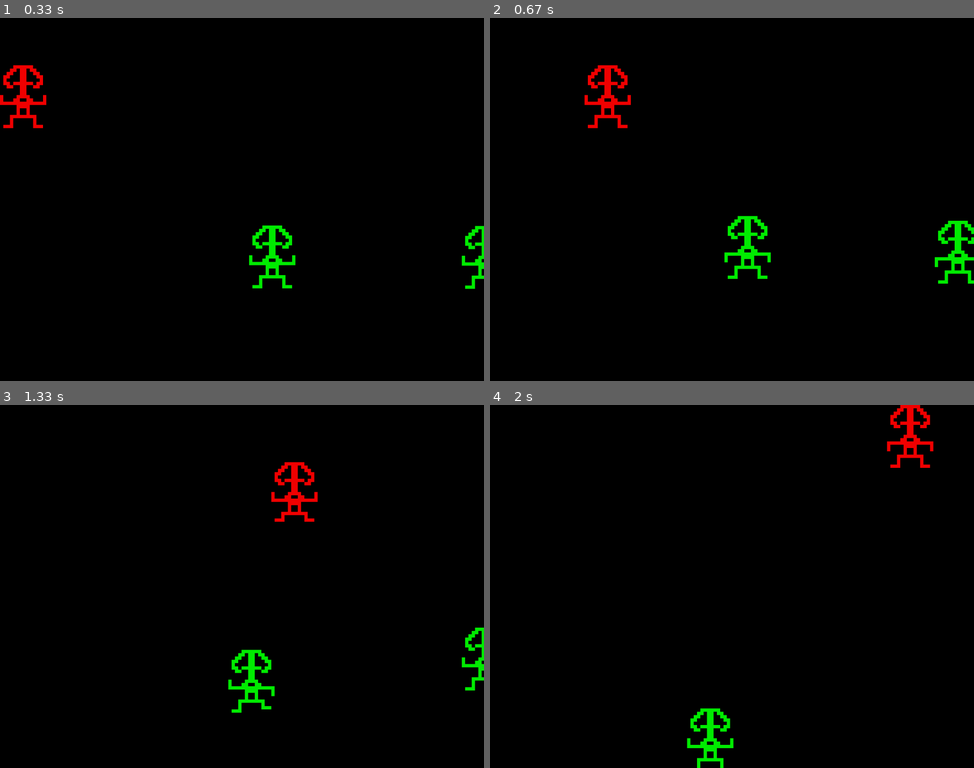
Above: before the commit, frames 1-4 (two rows, left to right).
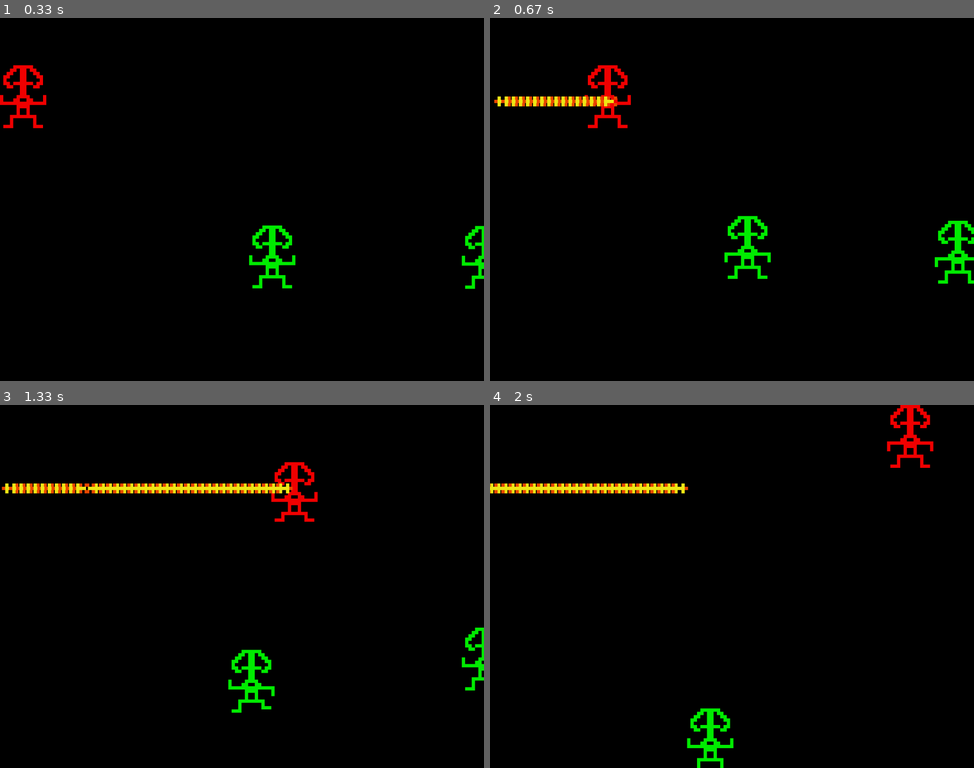
Above: after the commit, the same moments.

Repository: aily9661/Coding.Foundations
Game: pygame game, started from pygameZombies/spriteAnimationAnimData.py
Same seed, same stepped clock (60 frames per second), same inputs: the game is played once before the commit and once after it.
Inputs:
- Up to frame 1 (0.33 s): no input
- Up to frame 2 (0.67 s): hold K from 0.33 s (still down); hold Right from 0.33 s (still down)
- Up to frame 3 (1.33 s): release K at 0.8 s; release Right at 0.8 s; hold L 0.83-1.3 s; hold Right 0.83-1.3 s; tap J at 0.9, 1.2 s
- Up to frame 4 (2 s): hold Right 1.33-1.8 s; tap J at 1.4, 1.7, 1.9 s; hold Up from 1.83 s (still down)

Frame 1 is identical in both runs. In frame 2, 0.6% of the frame differs, in the area x 0-27%, y 21-25%; in frame 3, 1.6%, in the area x 0-61%, y 21-25%; in frame 4, 1.1%.

Commit message:
Update spriteAnimationAnimData.py

Diff:
--- a/pygameZombies/spriteAnimationAnimData.py
+++ b/pygameZombies/spriteAnimationAnimData.py
@@ -59,6 +59,7 @@
         #and player.walkingAnimation.is_animating
         self.walkingAnimation = AnimationData("skel_",6,color)
         self.jumpingAnimation = AnimationData("skeljmp_",8,color)
+        self.diesAnimation = AnimationData("skeldies_",9,color)
 
         #use the getNextImage() method from self.walkingAnimation to set initial image
         self.image = self.walkingAnimation.getNextImage()
@@ -89,6 +90,31 @@
             self.image = self.walkingAnimation.getNextImage()
         if self.jumpingAnimation.is_animating:
             self.image = self.jumpingAnimation.getNextImage()
+
+class Shot(pygame.sprite.Sprite):
+    def __init__(self, pos_x, pos_y,isLeft):
+        super().__init__()
+        self.shotAnimation = AnimationData("shots_",2,"NONE")
+        self.isLeft = isLeft
+        self.speed = 5
+        if self.isLeft:
+            self.image = self.shotAnimation.spriteList[0]
+        else:
+            self.image = self.shotAnimation.spriteList[1]
+
+        self.rect = self.image.get_rect()
+        self.rect.x = pos_x
+        self.rect.y = pos_y
+
+    def update(self):
+        if self.isLeft:
+            self.rect.move_ip(-1*self.speed, 0)
+            if self.rect.left <= 0:
+                self.kill()
+        else:
+            self.rect.move_ip(-1*self.speed, 0)
+            if self.rect.right >= SCREENRECT.width:
+                self.kill()
 
 #will add an NPC class
 class NPC(Player):
@@ -166,16 +192,20 @@
 
 #pygame.sprite.Group() is a class that manages updating
 #and drawing sprites to a screen.
-moving_sprites = pygame.sprite.Group()
+player_group = pygame.sprite.Group()
+shot_group = pygame.sprite.Group()
+npc_group = pygame.sprite.Group()
 
 #add one instance of our Player class, colored RED
 #add two instances of our NPC class, colored GREEN
 player = Player(0,100,pygame.Color(255,0,0)) #RED
-playerTwo = NPC(0,300,pygame.Color("green"),player) #GREEN
-playerThree = NPC(0,300,pygame.Color("green"),player) #GREEN
+npcOne = NPC(0,300,pygame.Color("green"),player) #GREEN
+npcTwo = NPC(0,300,pygame.Color("green"),player) #GREEN
 
 #add the sprites to the sprite group
-moving_sprites.add([player,playerTwo,playerThree])
+player_group.add(player)
+npc_group.add([npcOne,npcTwo])
+
 
 #the main drawing and event loop of a pygame application
 while True:
@@ -197,6 +227,16 @@
         #this causes one full animation through our list
         #of images per detection of the 'j' event
         player.jumpingAnimation.animate()
+
+    shootLeft = keystate[pygame.K_k]
+    if shootLeft != 0:
+        shot = Shot(player.rect.centerx,player.rect.centery,True)
+        shot_group.add(shot)
+
+    shootRight = keystate[pygame.K_l]
+    if shootRight != 0:
+        shot = Shot(player.rect.centerx,player.rect.centery,False)
+        shot_group.add(shot)
 
     #If the left,right (diretionX) or up,down (directionY) keys
     #have been pressed then call the walkingAnimation.animate()
@@ -217,10 +257,16 @@
     screen.fill((0,0,0))
 
     #call our update function
-    moving_sprites.update()
-
+    player_group.update()
+    npc_group.update()
+    shot_group.update()
+
+    for npc in pygame.sprite.groupcollide(npc_group, shot_group, 0, 1).keys():
+        npc.diesAnimation.animate()
     #draw our sprites to our screen
-    moving_sprites.draw(screen)
+    player_group.draw(screen)
+    npc_group.draw(screen)
+    shot_group.draw(screen)
 
     #call pygame.display.flip() which renders a whole screen
     #for this frame
